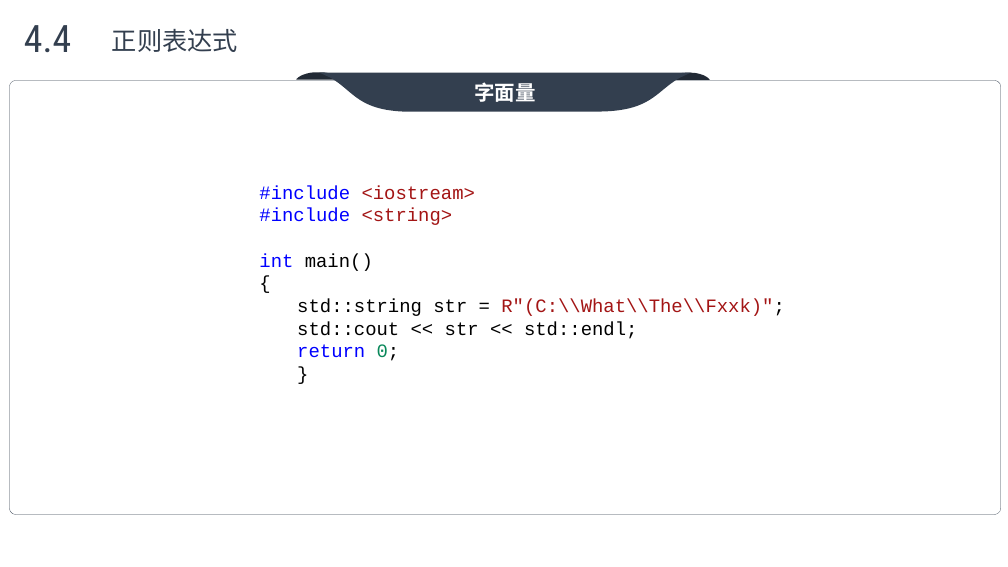
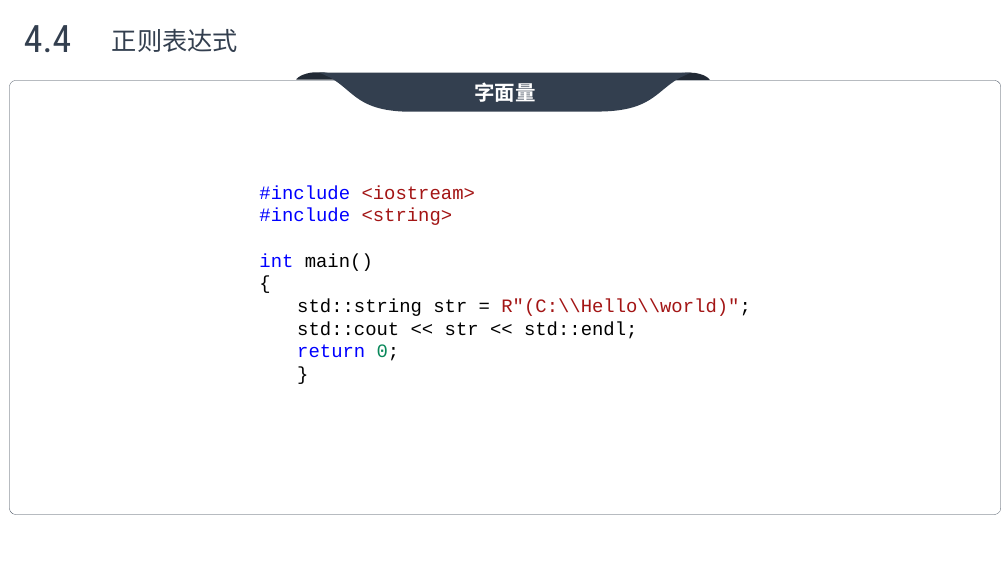
Before and after one commit to max4sharing/modern_cpp, a slide deck: slide 54 of C++11.pptx (slide 52 before the commit). Drawn at 1008x567 pixels with LibreOffice and Linux fonts; fonts in the diff are those of the drawing; background and template pictures are left out. Boxes give left, top, right and bottom in pixels: in the first picture for what was removed or moved away, otherwise in the second. Text is boxed around its words. In the diff, an @@ line names an element or a change of style, - is before the commit and + after.

```diff
--- a/C++11.pptx
+++ b/C++11.pptx
@@ text at (297,299,751,316): text changed @@
-  std::string str = R"(C:\\What\\The\\Fxxk)";
+  std::string str = R"(C:\\Hello\\world)";
```
Also in this commit, not shown: 5 other slides changed, 5 slides added.
